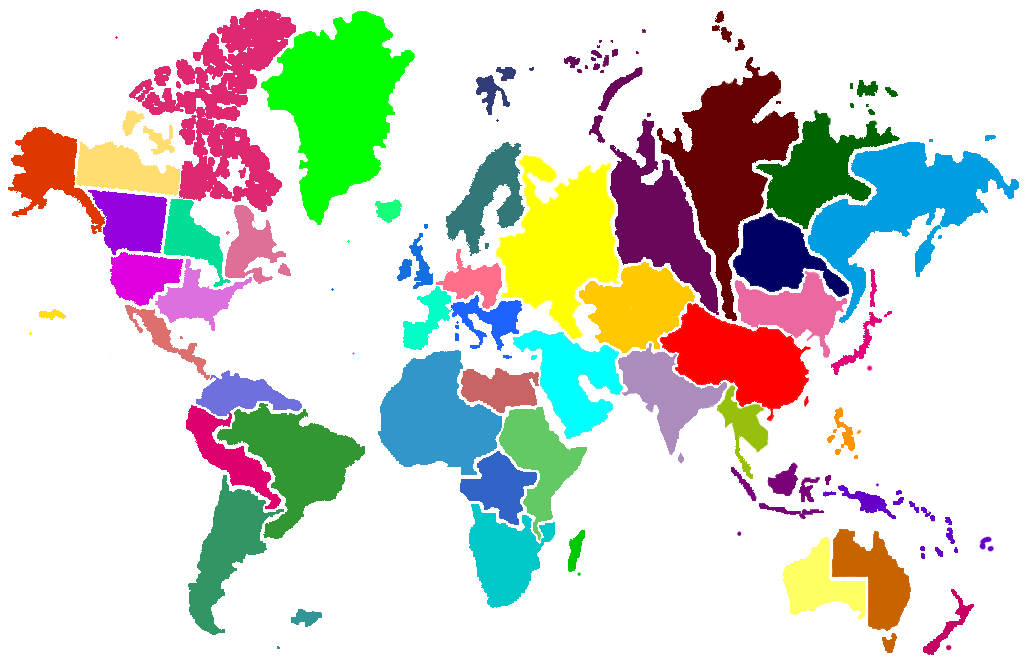
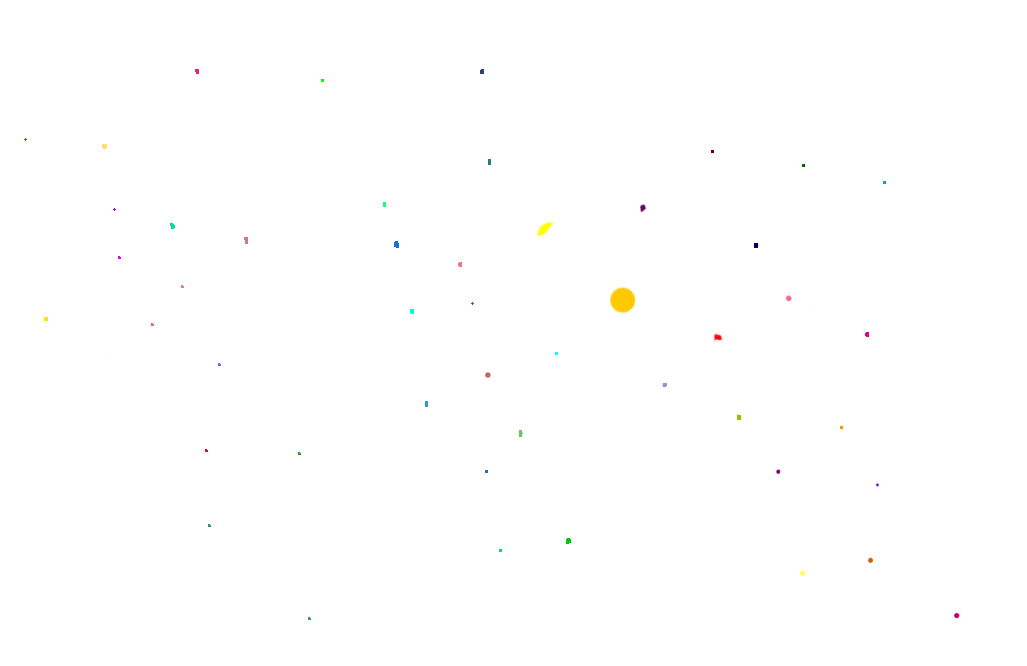
The second 1027px x 666px image is a revision of the first. Changes to its layers:
painted on "Ebene 2" over [24, 36, 960, 651]
hid "Ebene 5" over [8, 9, 1019, 655]
